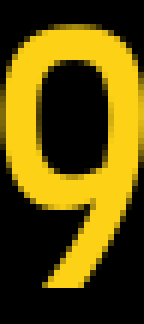
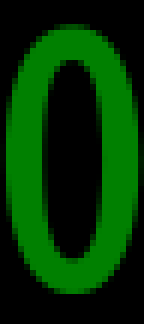
Before/after of a 144x324 layered artwork. What changed in the layer stack:
hid "Digit - Gold" over left=0, top=24, right=144, bottom=288
added layer "Digit - Green" above "Digit - White" over left=0, top=24, right=144, bottom=294
